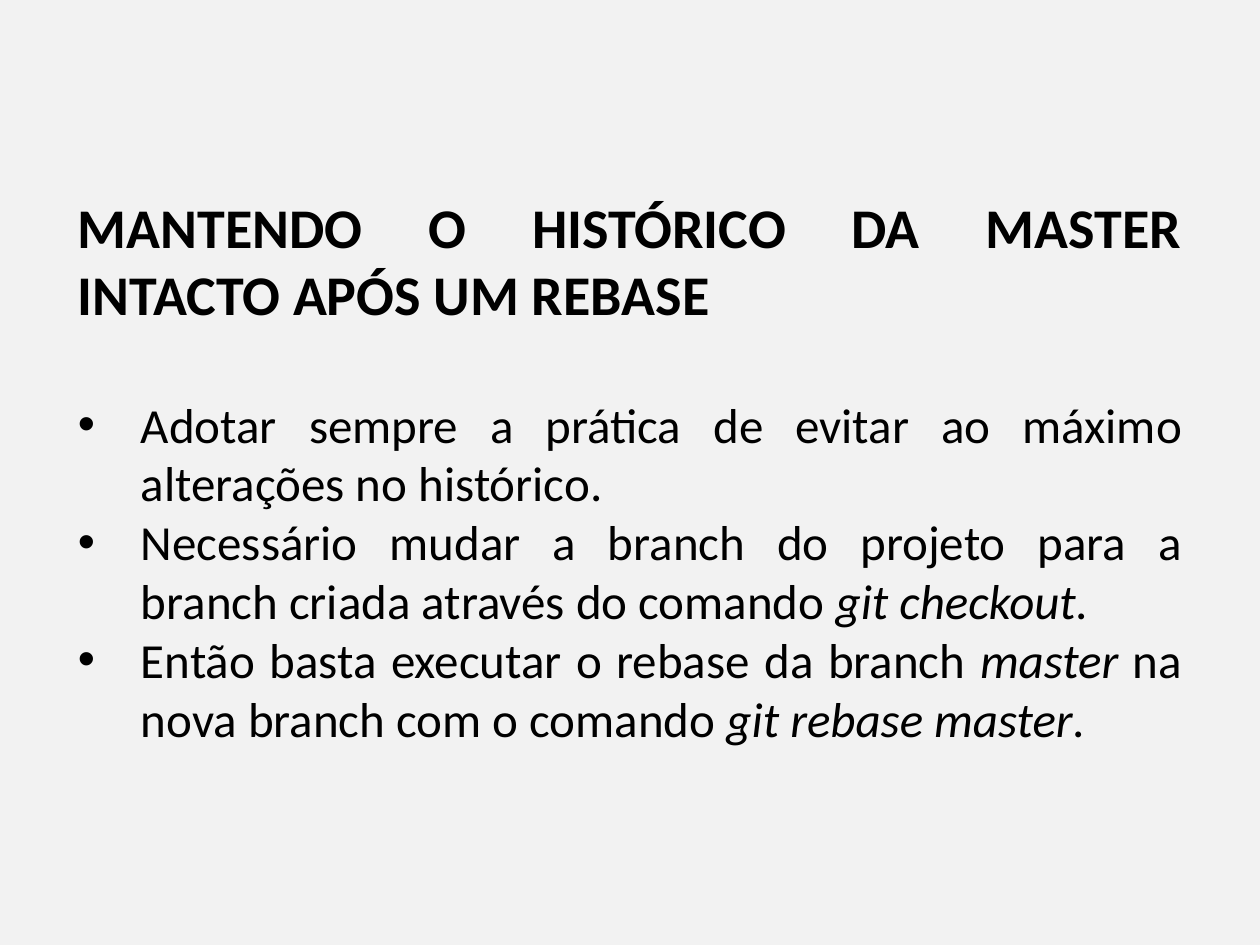
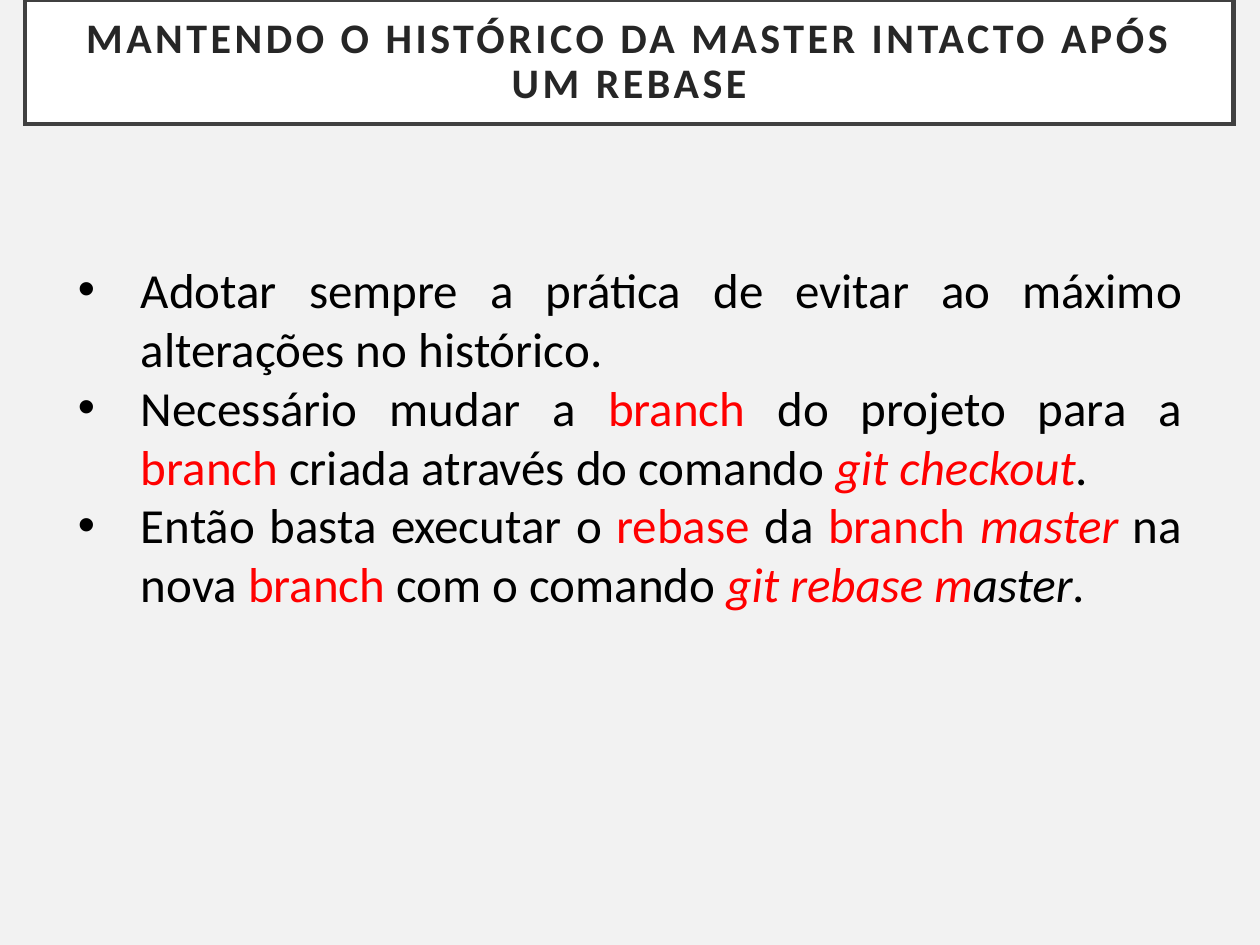
Before and after one commit to Paulo-UNIRON/aula_git_2020.2, a slide deck: slide 32 of Controlando versões com Git e Github - Capítulo VI.pptx (slide 42 before the commit). Drawn at 1260x945 pixels with LibreOffice and Linux fonts; fonts in the diff are those of the drawing. Boxes give left, top, right and bottom in pixels: in the first picture for what was removed or moved away, otherwise in the second. Text is boxed around its words. In the diff, an @@ line names an element or a change of style, - is before the commit and + after.

```diff
--- a/Controlando versões com Git e Github - Capítulo VI.pptx
+++ b/Controlando versões com Git e Github - Capítulo VI.pptx
@@ rectangle added at [25,0,1234,125], fill #FFFFFF, outline #404040 2.5 pt, 24 pt, text #262626, bold @@
+MANTENDO O HISTÓRICO DA MASTER INTACTO APÓS UM REBASE
@@ text at [78,201,786,316]: paragraph removed @@
-MANTENDO O HISTÓRICO DA MASTER INTACTO APÓS UM REBASE
@@ text at [141,392,1182,611]: text colour #000000 to #FF0000 in "branch branch git checkout.", "rebase branch master branch git rebase master." @@
```
Also in this commit, not shown: 16 other slides changed, 7 slides added, 17 slides removed, 1 other file.
